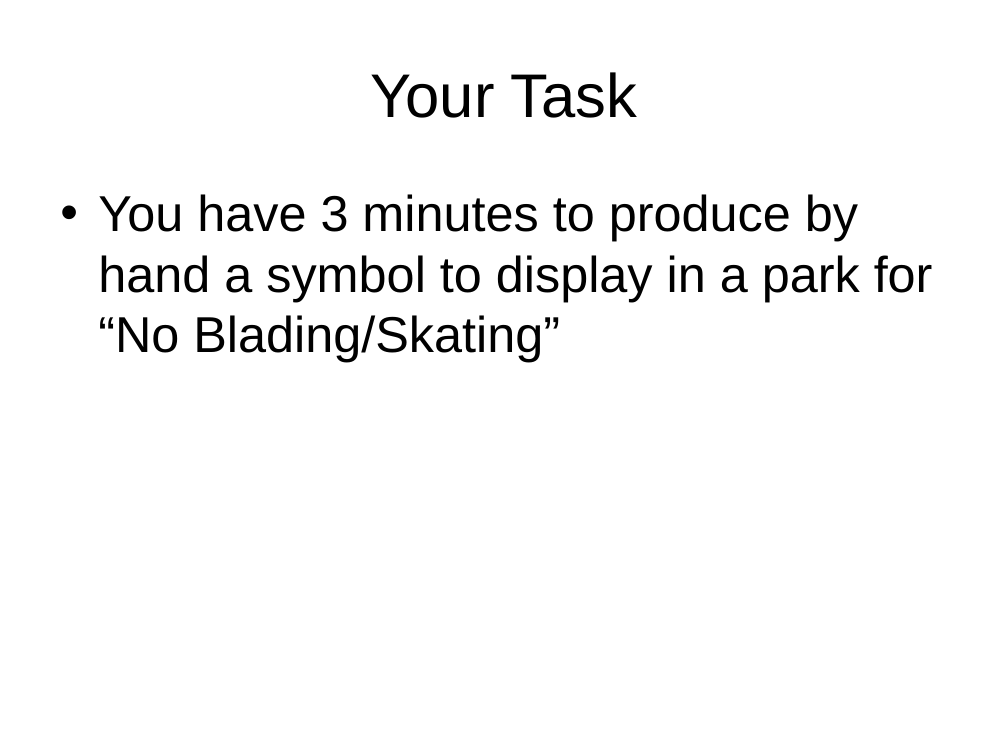
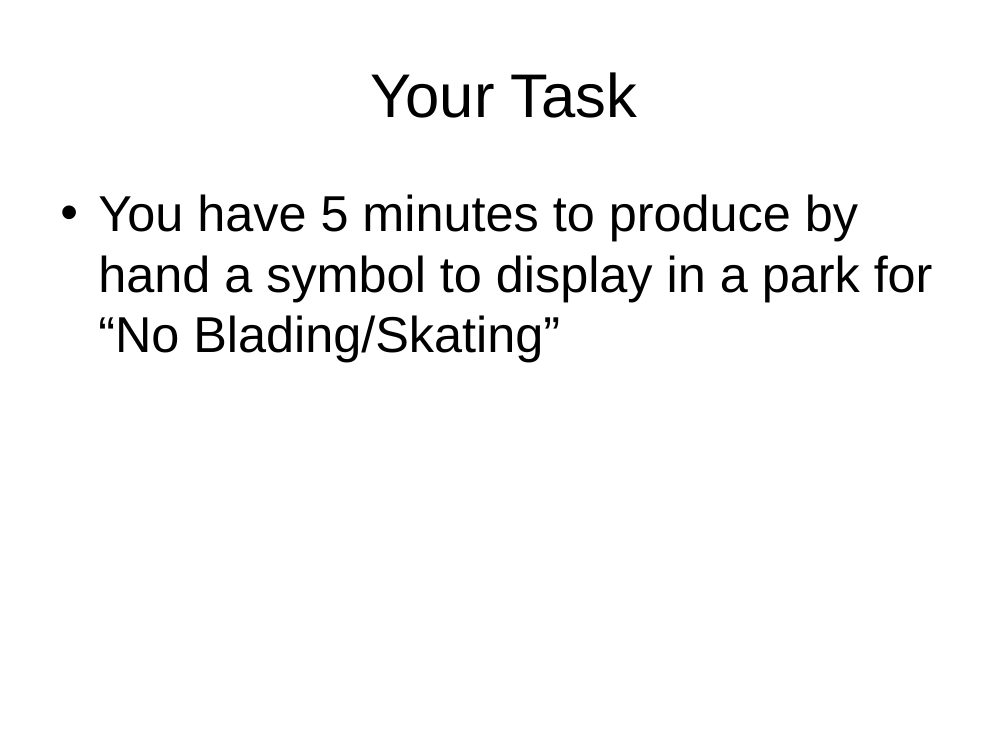
Before and after one commit to scockram/paulcockram7.github.io, a slide deck: slide 2 of 07pat/zz startter info required on slide Presentation.ppt. Drawn at 1008x756 pixels with LibreOffice and Linux fonts; fonts in the diff are those of the drawing. Boxes give left, top, right and bottom in pixels: in the first picture for what was removed or moved away, otherwise in the second. Text is boxed around its words. In the diff, an @@ line names an element or a change of style, - is before the commit and + after.

Commit message:
added  poor cyber ppt to ppt
Former-commit-id: ad831af59c68822b7f69230546de55da6e2c6890

```diff
--- a/07pat/zz startter info required on slide Presentation.ppt
+++ b/07pat/zz startter info required on slide Presentation.ppt
@@ text at (x1=98, y1=194, x2=933, y2=362): text changed @@
-• You have 3 minutes to produce by hand a symbol to display in a park for “No Blading/Skating”
+• You have 5 minutes to produce by hand a symbol to display in a park for “No Blading/Skating”
```
Also in this commit, not shown: 4 other files.
